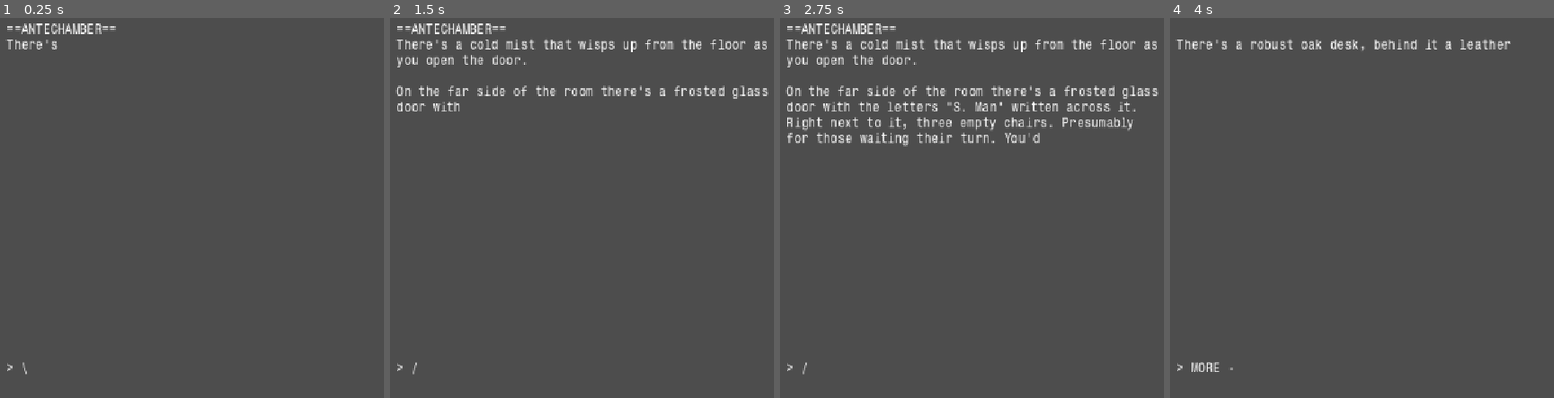
Above: before the commit, frames 1-4 (left to right).
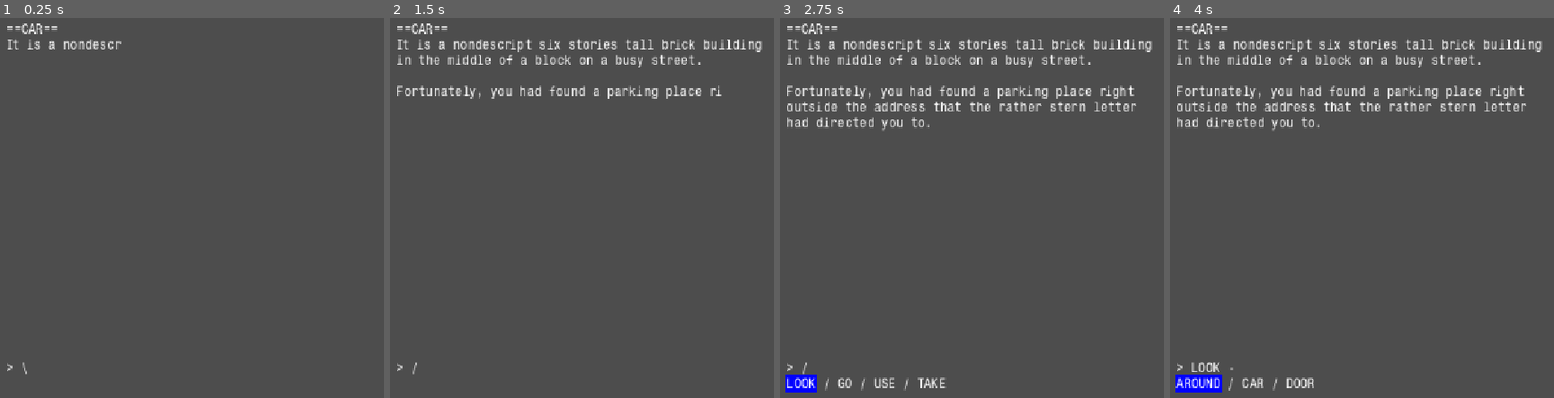
Above: after the commit, the same moments.

Repository: local-minimum/don-t-run
Game: Godot game, scene res://levels/terminal/terminal.tscn
Two runs of this game, one before a commit and one after it. Both use one fixed random seed, a clock stepped at 60 frames per second and the inputs below.
Inputs:
- Up to frame 1 (0.25 s): no input
- Up to frame 2 (1.5 s): no input
- Up to frame 3 (2.75 s): no input
- Up to frame 4 (4 s): tap Enter at 3.5 s

The runs differ from the first frame. In frame 1, 0.8% of the frame differs, in the area x 1-32%, y 1-9%; in frame 2, 4.1%; in frame 3, 7.6%, in the area x 1-99%, y 1-99%; in frame 4, 5.5%.

Commit message:
Finish first pass of story

Diff:
--- a/levels/terminal/options_presenter.gd
+++ b/levels/terminal/options_presenter.gd
@@ -6,6 +6,7 @@
 
 @export var selected_color = "grey"
 @export var selected_bgcolor = "blue"
+@export var sep = " / "
 
 var options: Array[String]:
     set(value):
@@ -35,7 +36,7 @@
     var t: String = ""
     for opt: String in options:
         if !t.is_empty():
-            t += " "
+            t += sep
 
         if opt == selected:
             t += "[color=%s][bgcolor=%s]%s[/bgcolor][/color]" % [selected_color, selected_bgcolor, opt]
--- a/levels/terminal/terminal.tscn
+++ b/levels/terminal/terminal.tscn
@@ -95,7 +95,7 @@
 main = NodePath("../AspectRatioContainer/MarginContainer/VBoxContainer/Main Text")
 input = NodePath("../AspectRatioContainer/MarginContainer/VBoxContainer/Input Line")
 options = NodePath("../AspectRatioContainer/MarginContainer/VBoxContainer/Options Line")
-start = NodePath("6th Floor/Antechamber")
+start = NodePath("Ground Floor/Car")
 
 [node name="Ground Floor" type="Node" parent="TerminalGame" unique_id=1983827917]
 
@@ -752,10 +752,12 @@
 _descriptions = Array[String](["The hall stretches far and there are no doors except for a single, lonely door in the far end."])
 metadata/_custom_type_script = "uid://br3ay75u35q2m"
 
-[node name="Antechamber" type="Node" parent="TerminalGame/6th Floor" unique_id=1869697965]
+[node name="Antechamber" type="Node" parent="TerminalGame/6th Floor" unique_id=1869697965 node_paths=PackedStringArray("passes", "fails")]
 script = ExtResource("9_4ov15")
 state_check = "WARMTH"
+passes = [NodePath("Typewriter")]
 passes_description = -1
+fails = [NodePath("Typewriter Cold")]
 fails_description = -1
 location = "ANTECHAMBER"
 state_descriptors = Dictionary[String, String]({
@@ -774,6 +776,12 @@
 auto_increment_description = true
 metadata/_custom_type_script = "uid://gsfx6wsb66de"
 
+[node name="Around" type="Node" parent="TerminalGame/6th Floor/Antechamber" unique_id=297061358]
+script = ExtResource("6_g45n6")
+triggers = Array[String](["LOOK AROUND"])
+_descriptions = Array[String](["You walk around the room. Because it is too cold to stand still with the little clothes you have on. You don't see anything of note that you didn't catch as you walked into the room. But it might also be that you are too cold to notice anything. "])
+metadata/_custom_type_script = "uid://br3ay75u35q2m"
+
 [node name="Door" type="Node" parent="TerminalGame/6th Floor/Antechamber" unique_id=461461338 node_paths=PackedStringArray("place")]
 script = ExtResource("7_iaufv")
 actions = Array[String](["GO", "USE"])
@@ -782,9 +790,22 @@
 _descriptions = Array[String](["You RUN out of the icy room, not that the hall outside is that much better."])
 metadata/_custom_type_script = "uid://b3qt00giuv02a"
 
+[node name="Glass Door" type="Node" parent="TerminalGame/6th Floor/Antechamber" unique_id=1453774215]
+script = ExtResource("6_g45n6")
+triggers = Array[String](["USE GLASS DOOR", "GO GLASS DOOR", "LOOK GLASS DOOR"])
+_descriptions = Array[String](["It impossible to see anything on the far side of the frosted glass door. There is no light on in the inner room.
+
+The cold mist on the floor seems to emanate from under the door.
+
+Trying to turn its brass knob you realize it is locked. You also very much regret having touched the knob - your fingers now frozen to the bone.  ", "It still is impossible to see anything through the door and the cold mist continues to pour through under the door.
+
+You are not checking if it is locked again."])
+auto_increment_description = true
+metadata/_custom_type_script = "uid://br3ay75u35q2m"
+
 [node name="Chairs" type="Node" parent="TerminalGame/6th Floor/Antechamber" unique_id=1708380278]
 script = ExtResource("6_g45n6")
-triggers = Array[String](["USE WAITING CHAIR"])
+triggers = Array[String](["USE WAITING CHAIRS"])
 _descriptions = Array[String](["If you sit down there your bum will not only freeze solid, you will also get frozen stuck to the chair."])
 metadata/_custom_type_script = "uid://br3ay75u35q2m"
 
@@ -794,15 +815,44 @@
 _descriptions = Array[String](["For an so sparse, finding three chairs next to each other here feels like quite a lot. It also doesn't bode well for the amount of time this will take. At least though, there's no one ahead of you already waiting here."])
 metadata/_custom_type_script = "uid://br3ay75u35q2m"
 
-[node name="Glass Door" type="Node" parent="TerminalGame/6th Floor/Antechamber" unique_id=1453774215]
-script = ExtResource("6_g45n6")
-triggers = Array[String](["USE GLASS DOOR", "GO GLASS DOOR", "LOOK GLASS DOOR"])
-_descriptions = Array[String](["It impossible to see anything on the far side of the frosted glass door. There is no light on in the inner room.
-
-The cold mist on the floor seems to emanate from under the door.
-
-Trying to turn its brass knob you realize it is locked. You also very much regret having touched the knob - your fingers now frozen to the bone.  ", "It still is impossible to see anything through the door and the cold mist continues to pour through under the door.
-
-You are not checking if it is locked again."])
-auto_increment_description = true
-metadata/_custom_type_script = "uid://br3ay75u35q2m"
+[node name="Tray" type="Node" parent="TerminalGame/6th Floor/Antechamber" unique_id=879031523]
+script = ExtResource("6_g45n6")
+triggers = Array[String](["LOOK TRAY"])
+_descriptions = Array[String](["The tray is empty, but something tells you that if you were to put your letter into the typewriter, write don't something suitably secretary-like and put it in that tray{SPEED 1}...{SPEED 0}{WAIT 1}
+
+Then maybe this whole ordeal would be solved."])
+metadata/_custom_type_script = "uid://br3ay75u35q2m"
+
+[node name="Typewriter" type="Node" parent="TerminalGame/6th Floor/Antechamber" unique_id=2058298002]
+script = ExtResource("6_g45n6")
+triggers = Array[String](["USE TYPEWRITER"])
+_descriptions = Array[String](["{SIGNAL typewriter}You walk around the desk.
+{CURSOR 2}{MORE}{CURSOR 0}
+Pull out the chair.{WAIT 1}
+
+And sit down.
+{CURSOR 2}{MORE}{CURSOR 0}{CLEAR}
+You pull out your letter from your pocket, unfold it, and feed it into the machine.
+
+Then you sit for a while and think about {SPEED 0.5}what to write...
+{CURSOR 2}{MORE}{CURSOR 0}{SPEED 0.1}
+With your right hand, your index finger ready to hammer down on the keys, you reach out towards the typewriter{WAIT 1}{SIGNAL end}{STALL}"])
+metadata/_custom_type_script = "uid://br3ay75u35q2m"
+
+[node name="Typewriter Cold" type="Node" parent="TerminalGame/6th Floor/Antechamber" unique_id=1914590703]
+script = ExtResource("6_g45n6")
+triggers = Array[String](["USE TYPEWRITER"])
+_descriptions = Array[String](["Your hands are much too stiff already before sitting down to type something. It's not going to work. You need to find some warmth before proceeding."])
+metadata/_custom_type_script = "uid://br3ay75u35q2m"
+
+[node name="Take Typewriter" type="Node" parent="TerminalGame/6th Floor/Antechamber" unique_id=1323196526]
+script = ExtResource("6_g45n6")
+triggers = Array[String](["TAKE TYPEWRITER"])
+_descriptions = Array[String](["It would be a worthy souvenir after all you've suffered here, but no. You need to use it first."])
+metadata/_custom_type_script = "uid://br3ay75u35q2m"
+
+[node name="Look Typewriter" type="Node" parent="TerminalGame/6th Floor/Antechamber" unique_id=640993067]
+script = ExtResource("6_g45n6")
+triggers = Array[String](["LOOK TYPEWRITER"])
+_descriptions = Array[String](["It is deeply red, old, but well kept and by the looks of it in working order. "])
+metadata/_custom_type_script = "uid://br3ay75u35q2m"
--- a/levels/terminal/terminal_game.gd
+++ b/levels/terminal/terminal_game.gd
@@ -188,6 +188,9 @@
     options.options = []
     options.active = false
     input.data = "%sMORE " %  [input_prefix]
+    await get_tree().create_timer(0.3).timeout
+    if input.data.contains("MORE"):
+        input.data = input_prefix
 
 func _handle_text_event(evt: String) -> void:
     push_warning("Event not handled: '%s' during %s" % [evt, _active])
--- a/levels/terminal/terminal_text.gd
+++ b/levels/terminal/terminal_text.gd
@@ -33,6 +33,7 @@
 var _next_char: float = 0.0
 var _full_text: String
 var _moring: bool = false
+var _stalling: bool = false
 
 func _ready() -> void:
     set_defaults()
@@ -51,6 +52,7 @@
 
 func continue_text() -> void:
     _moring = false
+    _stalling = false
 
 func set_defaults() -> void:
     _char_speed = default_speed
@@ -111,6 +113,10 @@
         _moring = true
         _next_char = _char_speed
         text_paused.emit()
+        return false
+
+    elif command.begins_with("STALL"):
+        _stalling = true
         return false
 
     else:
@@ -157,6 +163,9 @@
     return true
 
 func _process(delta: float) -> void:
+    if _stalling:
+        return
+
     if !_moring:
         _next_char -= delta
     if _moring || !_playing || _next_char > 0.0:
